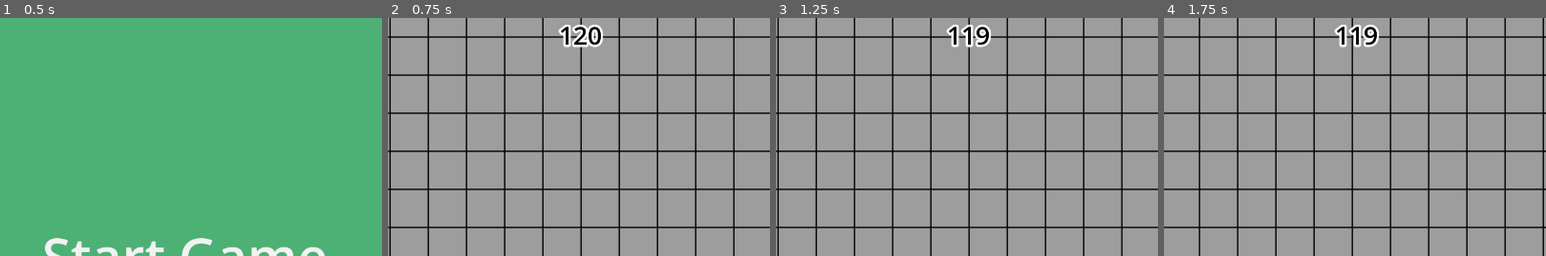
Above: before the commit, frames 1-4 (left to right).
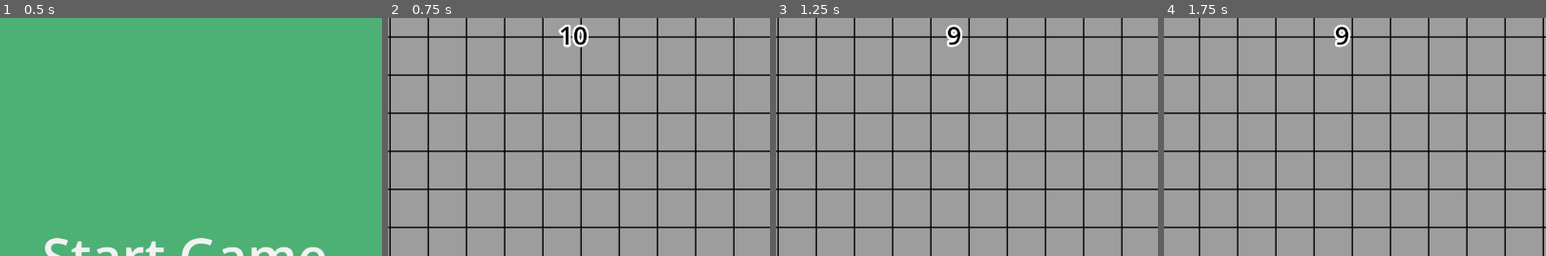
Above: after the commit, the same moments.

Repository: NIK-98/Paint_The_Ground
Game: Godot game, scene res://sceens/level.tscn
Same seed, same stepped clock (60 frames per second), same inputs: the game is played once before the commit and once after it. This scene is started directly instead of the project's main scene.
Inputs:
- Up to frame 1 (0.5 s): no input
- Up to frame 2 (0.75 s): click "Start Game" at 0.5 s
- Up to frame 3 (1.25 s): no input
- Up to frame 4 (1.75 s): hold D (right) from 1.28 s (still down)
The pictures show only the part of the screen within x 26-76%, y 0-50%; the shares and areas given below are measured in that part.

Frame 1 is identical in both runs. In frame 2, 0.5% of the frame differs, in the area x 48-57%, y 2-13%; in frame 3, 0.8%; in frame 4, 0.8%, in the area x 44-57%, y 2-13%.
Error in both runs: Attempt to call function 'get_node' in base 'null instance' on a null instance. (res://scripts/player.gd:32)

Commit message:
fehler bei der gewinner auswahl behoben

Diff:
--- a/sceens/level.tscn
+++ b/sceens/level.tscn
@@ -195,7 +195,7 @@
 script = ExtResource("12_xt3i6")
 
 [node name="Timer" type="Timer" parent="." groups=["timer"]]
-wait_time = 120.0
+wait_time = 10.0
 
 [node name="MultiplayerSynchronizer" type="MultiplayerSynchronizer" parent="."]
 replication_config = SubResource("SceneReplicationConfig_jatce")
--- a/sceens/player.tscn
+++ b/sceens/player.tscn
@@ -22,9 +22,6 @@
 properties/3/path = NodePath("Color:color")
 properties/3/spawn = true
 properties/3/replication_mode = 1
-properties/4/path = NodePath(".:score")
-properties/4/spawn = true
-properties/4/replication_mode = 1
 
 [sub_resource type="SceneReplicationConfig" id="SceneReplicationConfig_8xxcm"]
 properties/0/path = NodePath("PlayerInput:move")
--- a/scripts/player.gd
+++ b/scripts/player.gd
@@ -13,7 +13,7 @@
 var loaded = false
 var Gametriggerstart = false
 @export var is_starting = false
-@export var score = 0
+var score = 0
 
 @onready var camera = $Camera2D
 
@@ -68,7 +68,7 @@
 			get_parent().get_parent().get_node("CanvasLayer/Wertung").get_node(str(name)).wertung(name.to_int())
 			bombe_attack()
 		if get_parent().get_parent().Time_out:
-			ende.rpc_id(name.to_int())
+			ende()
 
 
 @rpc("any_peer","call_local")
@@ -79,14 +79,14 @@
 				i.visible = true
 
 
-@rpc("call_local")
 func ende():
-	Global.Gameover = false
-	for i in get_parent().get_parent().get_node("CanvasLayer/Wertung").get_children():
-		if i.text.to_int() > score:
-			$CanvasLayer/Los.visible = true
-	if not $CanvasLayer/Los.visible:
-		$CanvasLayer/Winner.visible = true
+	if input.aktueller_spieler:
+		Global.Gameover = false
+		for i in get_parent().get_parent().get_node("CanvasLayer/Wertung").get_children():
+			if i.text.to_int() > score:
+				$CanvasLayer/Los.visible = true
+		if not $CanvasLayer/Los.visible:
+			$CanvasLayer/Winner.visible = true
 
 
 func _input(event):
